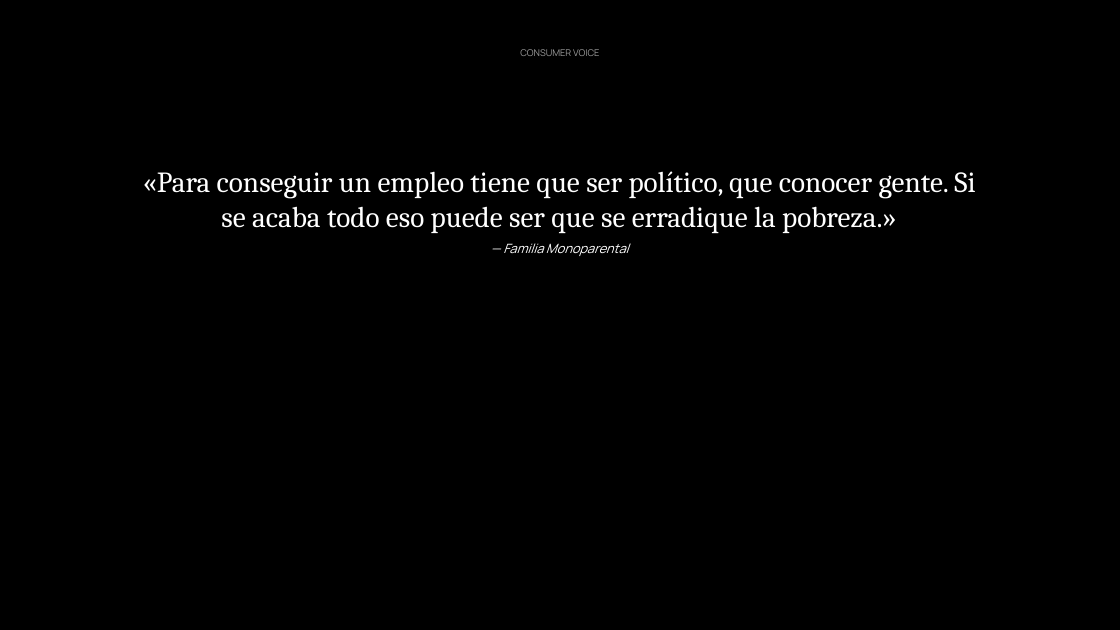
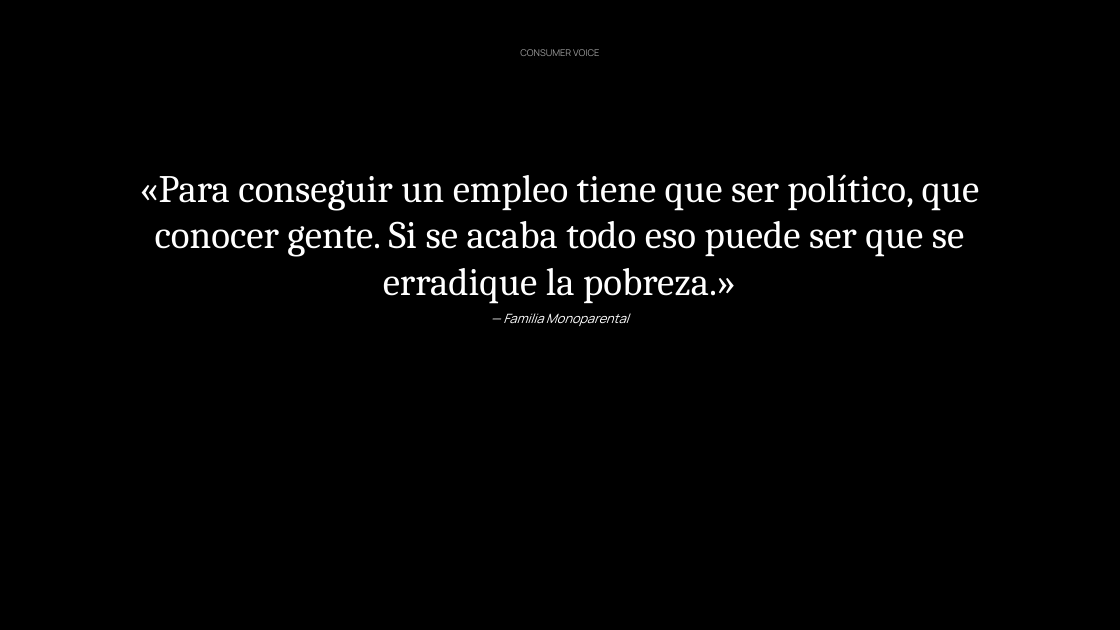
Before and after one commit to jeremyninja/c-digocasa-cerebro, a slide deck: slide 14 of Agentes Hallazgos/opiniones-politicas-deck-flat.pptx. Drawn at 1120x630 pixels with LibreOffice and Linux fonts; fonts in the diff are those of the drawing. Boxes give left, top, right and bottom in pixels: in the first picture for what was removed or moved away, otherwise in the second. Text is boxed around its words. In the diff, an @@ line names an element or a change of style, - is before the commit and + after.

```diff
--- a/Agentes Hallazgos/opiniones-politicas-deck-flat.pptx
+++ b/Agentes Hallazgos/opiniones-politicas-deck-flat.pptx
@@ text at (139, 174, 980, 304): size 37.5 to 50 pt in "«Para conseguir un empleo tiene que ser ..." @@
```
Also in this commit, not shown: 8 other slides changed, 6 other files.
